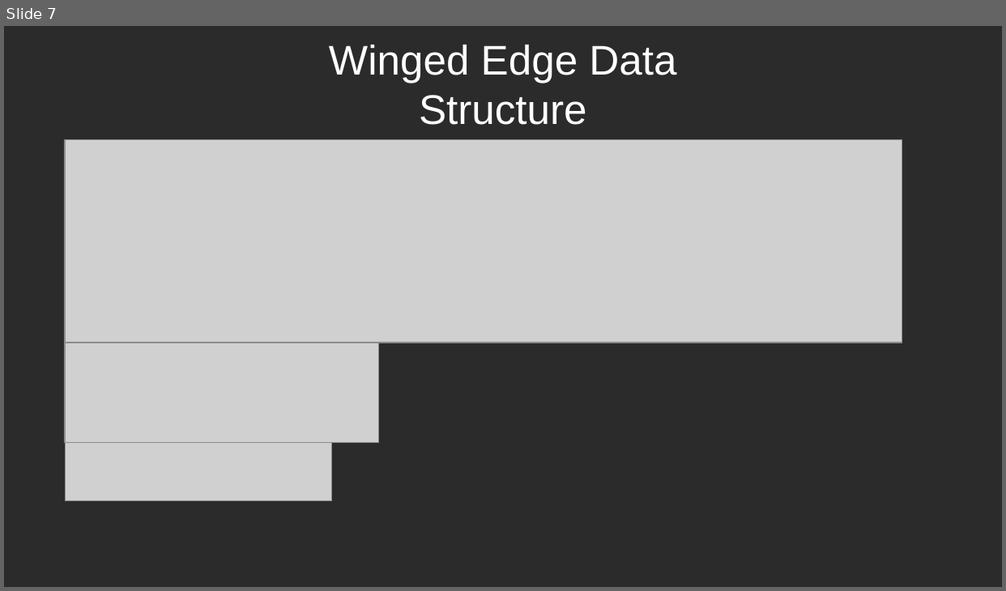
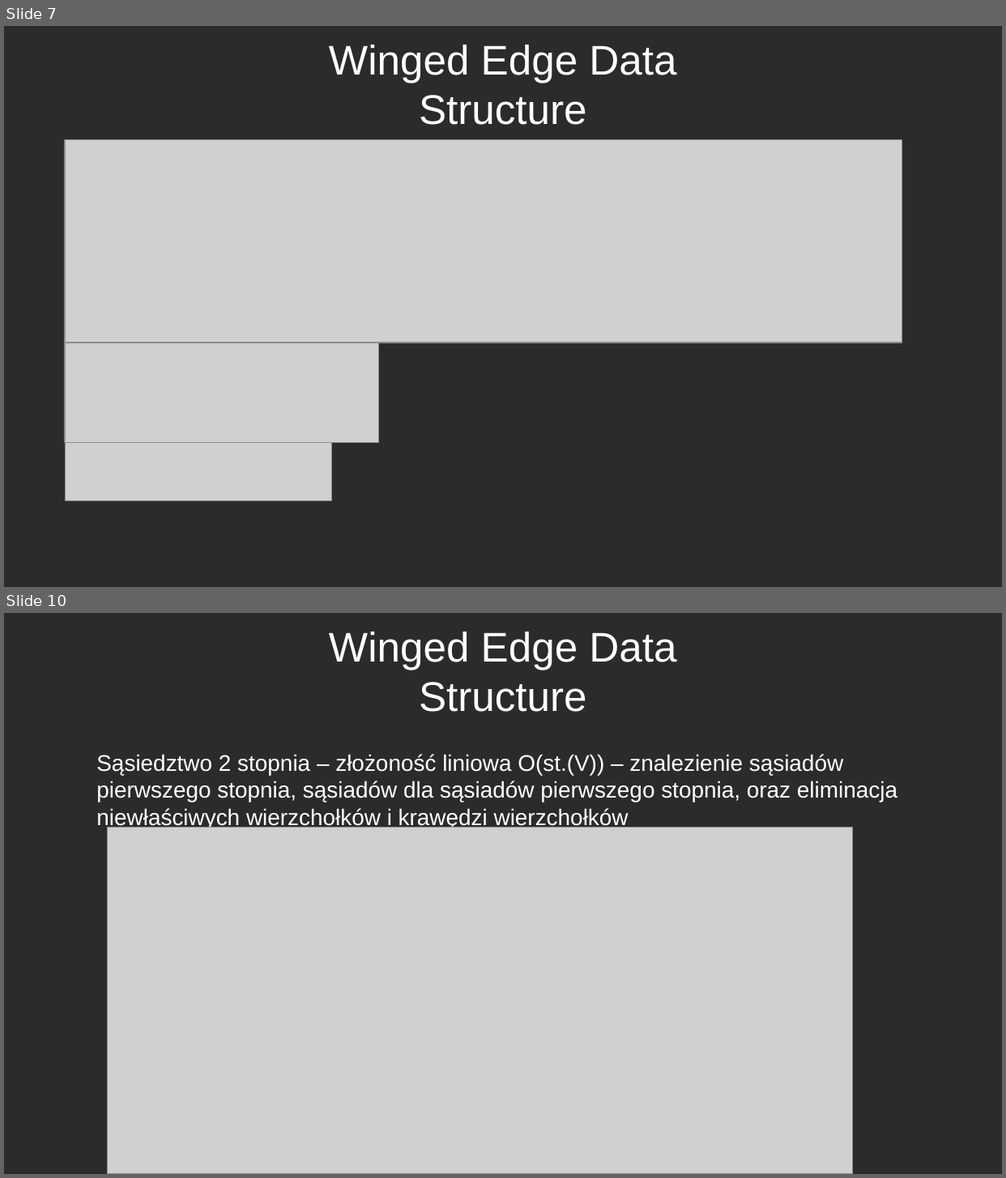
Before and after one commit to djastrzab/Algorytmy-Geometryczne, a slide deck: projekt/prezentacja.odp. Shown one above the other, each under a label of ours: slide 7 before the commit, slides 7 and 10 after it; the slides between them are not shown. The pictures are 1006x591 and 1006x1178 pixels, drawn with LibreOffice and Linux fonts; fonts in the diff are those of the drawing; grey boxes stand for pictures; background and template pictures are left out; a plain dark background stands for a picture behind light text. Boxes give left, top, right and bottom in pixels: in the first picture for what was removed or moved away, otherwise in the second. Text is boxed around its words. In the diff, an @@ line names an element or a change of style, - is before the commit and + after.

```diff
--- a/projekt/prezentacja.odp
+++ b/projekt/prezentacja.odp
@@ slide 10 added at (4, 613, 1002, 1174), background picture (left out) @@
@@ title added at (329, 632, 676, 712), 33 pt, text #FFFFFF @@
+Winged Edge Data Structure
@@ text added at (96, 754, 897, 829), 18 pt, text #FFFFFF @@
+Sąsiedztwo 2 stopnia – złożoność liniowa O(st.(V)) – znalezienie sąsiadów pierwszego stopnia, sąsiadów dla sąsiadów pierwszego stopnia, oraz eliminacja niewłaściwych wierzchołków i krawędzi wierzchołków
@@ picture added at (107, 828, 853, 1174) @@
```
Also in this commit, not shown: 2 other slides added, 6 slides removed, 3 other files.
